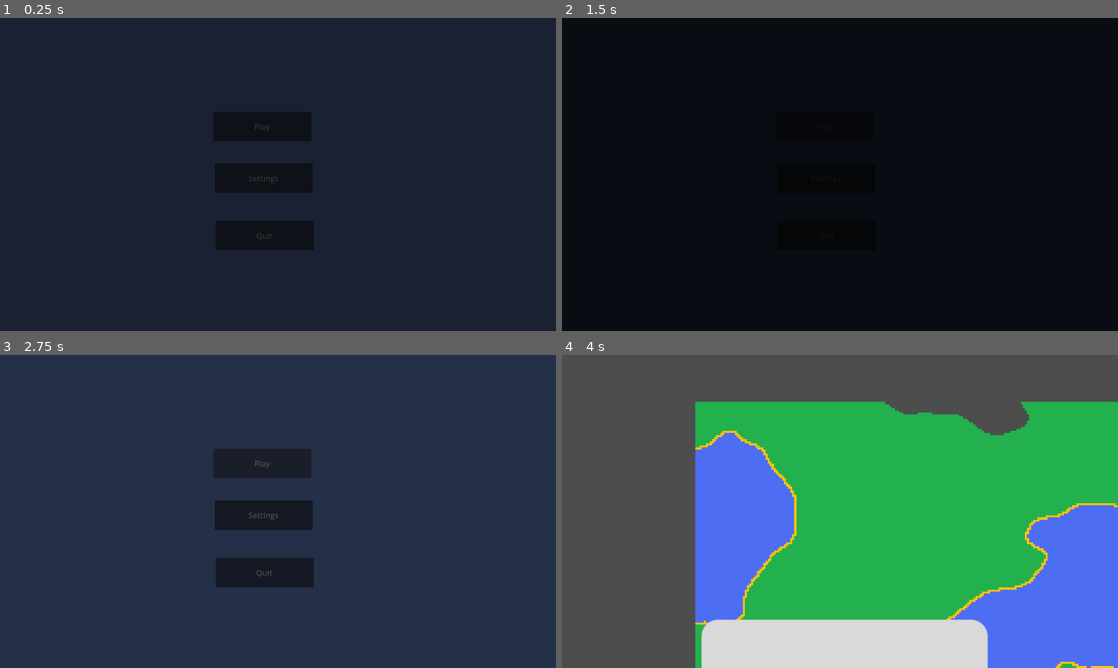
Above: before the commit, frames 1-4 (two rows, left to right).
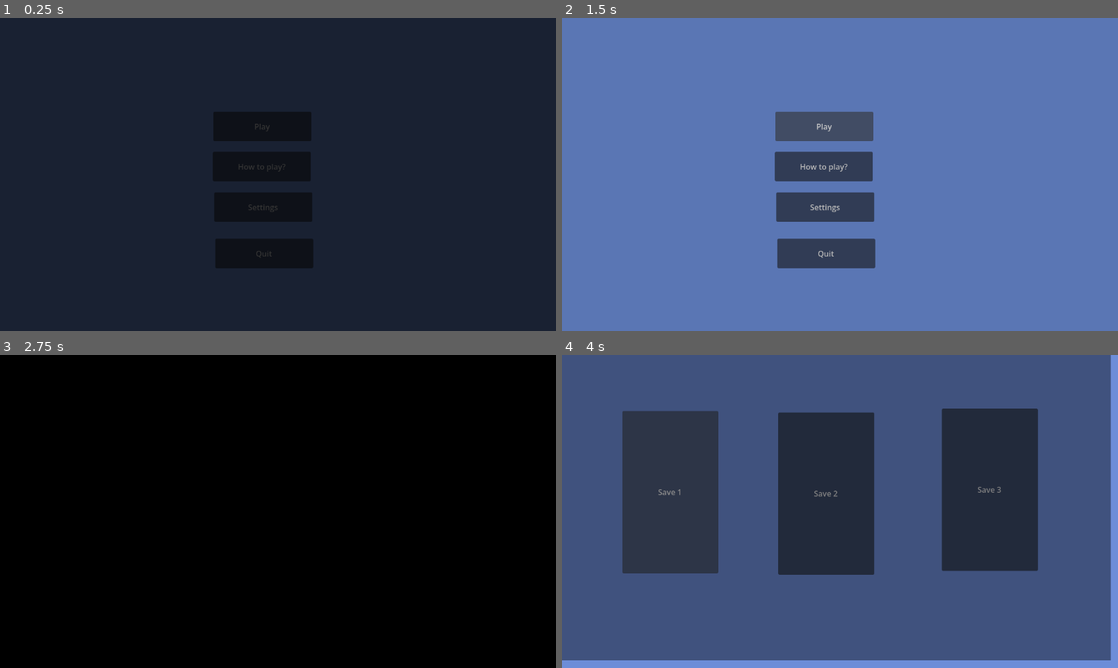
Above: after the commit, the same moments.

Repository: Nils1024/restock
Game: Godot game, scene res://assets/scenes/menus/main_menu.tscn
Two runs of this game, one before a commit and one after it. Both use one fixed random seed, a clock stepped at 60 frames per second and the inputs below.
Inputs (mouse positions are in pixels of both pictures, inside the frame that each line leads up to):
- Up to frame 1 (0.25 s): no input
- Up to frame 2 (1.5 s): click (823, 165) at 0.5 s, where only the run after the commit has a clickable "How to play?"; click "Play" at 1.25 s
- Up to frame 3 (2.75 s): click "Play" at 2 s
- Up to frame 4 (4 s): tap Enter at 2.75 s; move the mouse to (962, 495) at 2.77 s; hold Right 2.78-3.5 s; tap Mouse wheel down (zoom_in) at 2.85 s; click (962, 495) at 2.92 s; tap Mouse wheel up (zoom_out) at 3.05 s; click (667, 492) at 3.5 s, where only the run after the commit has a clickable "Save 1"

The runs differ from the first frame. In frame 1, 4.6% of the frame differs, in the area x 38-57%, y 42-80%; in frame 2, 100%, in the area x 0-100%, y 0-100%; in frame 3, 100%; in frame 4, 100%.

Commit message:
Updated world rendering and save selection menu

Diff:
--- a/assets/scenes/menus/main_menu.tscn
+++ b/assets/scenes/menus/main_menu.tscn
@@ -28,21 +28,29 @@
 text = "Start
 "
 
+[node name="Help" type="Button" parent="Control" unique_id=1498675400]
+layout_mode = 0
+offset_left = 441.0
+offset_top = 277.0
+offset_right = 644.0
+offset_bottom = 338.0
+text = "How to play?"
+
 [node name="Settings" type="Button" parent="Control" unique_id=1128183698]
 layout_mode = 0
-offset_left = 445.0
-offset_top = 301.0
-offset_right = 648.0
-offset_bottom = 362.0
+offset_left = 444.0
+offset_top = 361.0
+offset_right = 647.0
+offset_bottom = 422.0
 text = "Settings
 "
 
 [node name="QuitGame" type="Button" parent="Control" unique_id=1088761539]
 layout_mode = 0
-offset_left = 447.0
-offset_top = 420.0
-offset_right = 650.0
-offset_bottom = 481.0
+offset_left = 446.0
+offset_top = 457.0
+offset_right = 649.0
+offset_bottom = 518.0
 text = "Quit
 "
 
--- a/assets/scenes/menus/save_selection_Menu.tscn
+++ b/assets/scenes/menus/save_selection_Menu.tscn
@@ -1,3 +1,56 @@
 [gd_scene format=3 uid="uid://ojq0lqeqfbes"]
 
+[ext_resource type="PackedScene" uid="uid://bp5xe7rsa044r" path="res://assets/scenes/util/fade_transition.tscn" id="1_qjqap"]
+[ext_resource type="Script" uid="uid://2vojsmoug1u1" path="res://assets/scripts/save_selection_menu.gd" id="1_wc18j"]
+
 [node name="SaveSelectionMenu" type="Node2D" unique_id=260701952]
+script = ExtResource("1_wc18j")
+
+[node name="ColorRect" type="ColorRect" parent="." unique_id=9099229]
+offset_left = -21.0
+offset_top = -16.0
+offset_right = 1171.0
+offset_bottom = 672.0
+color = Color(0.42745098, 0.5529412, 0.84705883, 1)
+
+[node name="Control" type="Control" parent="." unique_id=779337484]
+layout_mode = 3
+anchors_preset = 0
+offset_right = 40.0
+offset_bottom = 40.0
+
+[node name="Save1" type="Button" parent="Control" unique_id=1368766062]
+layout_mode = 0
+offset_left = 125.0
+offset_top = 116.0
+offset_right = 324.0
+offset_bottom = 452.0
+text = "Save 1"
+
+[node name="Save2" type="Button" parent="Control" unique_id=2073508244]
+layout_mode = 0
+offset_left = 448.0
+offset_top = 119.0
+offset_right = 647.0
+offset_bottom = 455.0
+text = "Save 2"
+
+[node name="Save3" type="Button" parent="Control" unique_id=26727402]
+layout_mode = 0
+offset_left = 787.0
+offset_top = 111.0
+offset_right = 986.0
+offset_bottom = 447.0
+text = "Save 3"
+
+[node name="FadeTransition" parent="." unique_id=1419722656 instance=ExtResource("1_qjqap")]
+visible = false
+offset_left = -21.0
+offset_top = -16.0
+offset_right = 1137.0
+offset_bottom = 632.0
+
+[node name="Timer" type="Timer" parent="FadeTransition" unique_id=216372829]
+
+[connection signal="pressed" from="Control/Save1" to="." method="_on_save_1_pressed"]
+[connection signal="timeout" from="FadeTransition/Timer" to="." method="_on_timer_timeout"]
--- a/assets/scripts/common/Const.gd
+++ b/assets/scripts/common/Const.gd
@@ -9,3 +9,6 @@
 class Languages:
 	const ENGLISH = "en"
 	const GERMAN = "de"
+
+class World:
+	const CHUNK_SIZE = 32
--- a/assets/scripts/game.gd
+++ b/assets/scripts/game.gd
@@ -7,7 +7,10 @@
 var is_dragging = false
 var drag_threshold = 10
 
-var tile_radius_around_camera = 50
+var tile_radius_around_camera = 150
+var last_center = Vector2i.ZERO
+var generated = {}
+var loaded_chunks = {}
 
 # Called when the node enters the scene tree for the first time.
 func _ready() -> void:
@@ -18,61 +21,64 @@
 	noise.fractal_lacunarity = 2.0
 	noise.noise_type = FastNoiseLite.TYPE_SIMPLEX
 
-	generate_map()
-
-func generate_map():
-	var width = 400
-	var height = 200
-	var scale = 0.08
-
-	var map = []
-
-	var min_val = 9999.0
-	var max_val = -9999.0
-
-	for x in range(width):
-		map.append([])
-		for y in range(height):
-			var n = noise.get_noise_2d(x * scale, y * scale)
-			map[x].append(n)
-
-			min_val = min(min_val, n)
-			max_val = max(max_val, n)
-
-	for x in range(width):
-		for y in range(height):
-			var n = (map[x][y] - min_val) / (max_val - min_val)
-			var atlas = Vector2i(0,0)
-
-			if n < 0.30:
-				atlas = Vector2i(2,0)
-			elif is_near_water(map,x,y,min_val,max_val):
-				atlas = Vector2i(1,0)
-			elif n < 0.75:
-				atlas = Vector2i(0,0)
-			else:
-				atlas = Vector2i(3,0)
-
-			tilemap.set_cell(Vector2i(x,y), 0, atlas)
-
-func is_near_water(map, x, y, min_val, max_val):
-	for dx in range(-1,2):
-		for dy in range(-1,2):
+func is_near_water(x,y):
+	for dx in [-1,0,1]:
+		for dy in [-1,0,1]:
 			if dx == 0 and dy == 0:
 				continue
 
-			var nx = x + dx
-			var ny = y + dy
+			var n = noise.get_noise_2d((x+dx)*0.08, (y+dy)*0.08)
+			if n < -0.4:
+				return true
 
-			if nx >= 0 and ny >= 0 and nx < map.size() and ny < map[0].size():
-				var n = (map[nx][ny] - min_val) / (max_val - min_val)
-				if n < 0.30:
-					return true
 	return false
 
 # Called every frame. 'delta' is the elapsed time since the previous frame.
 func _process(delta: float) -> void:
-	pass
+	var cam = $Camera2D
+	var center = tilemap.local_to_map(cam.get_screen_center_position())
+
+	if center != last_center:
+		update_map(center)
+		last_center = center
+
+	cleanup(center)
+
+func update_map(center: Vector2i):
+	var radius = tile_radius_around_camera
+
+	for x in range(center.x - radius, center.x + radius):
+		for y in range(center.y - radius, center.y + radius):
+
+			var key = Vector2i(x,y)
+
+			if generated.has(key):
+				continue
+
+			var n = noise.get_noise_2d(x * 0.08, y * 0.08)
+
+			var atlas = get_tile(n, x, y)
+
+			tilemap.set_cell(key, 0, atlas)
+			generated[key] = true
+
+func get_tile(n, x, y):
+	if n < -0.4:
+		return Vector2i(2,0)
+	elif is_near_water(x,y):
+		return Vector2i(1,0)
+	elif n < 0.5:
+		return Vector2i(0,0)
+	else:
+		return Vector2i(3,0)
+
+func cleanup(center):
+	var radius = tile_radius_around_camera
+
+	for key in generated.keys():
+		if key.distance_to(center) > radius * 1.5:
+			tilemap.erase_cell(key)
+			generated.erase(key)
 
 # TODO: Look at the DDA/Bresenham algorithm
 func _input(event: InputEvent) -> void:
@@ -115,9 +121,9 @@
 
 	# Zoom in and out
 	if Input.is_action_just_pressed("zoom_in"):
+		zoom_camera(1.0 / 1.5)
+	if Input.is_action_just_pressed("zoom_out"):
 		zoom_camera(1.5)
-	if Input.is_action_just_pressed("zoom_out"):
-		zoom_camera(1.0 / 1.5)
 
 func zoom_camera(factor):
 	var cam = $Camera2D
--- a/assets/scripts/main_menu.gd
+++ b/assets/scripts/main_menu.gd
@@ -41,7 +41,7 @@
 func _on_timer_timeout() -> void:
 	match current_button_type:
 		ButtonType.START:
-			get_tree().change_scene_to_file("res://assets/scenes/game.tscn")
+			get_tree().change_scene_to_file("res://assets/scenes/menus/save_selection_Menu.tscn")
 		ButtonType.SETTINGS:
 			get_tree().change_scene_to_file("res://assets/scenes/menus/settings_menu.tscn")
 		ButtonType.QUIT:
--- /dev/null
+++ b/assets/scripts/save_selection_menu.gd
@@ -0,0 +1,25 @@
+extends Node2D
+
+enum ButtonType {
+	SAVE_1,
+	SAVE_2,
+	SAVE_3,
+}
+
+var current_button_type = null
+
+# Called when the node enters the scene tree for the first time.
+func _ready() -> void:
+	$FadeTransition.show()
+	$FadeTransition/AnimationPlayer.play("Fade_out")
+
+func _on_save_1_pressed() -> void:
+	current_button_type = ButtonType.SAVE_1
+	$FadeTransition.show()
+	$FadeTransition/Timer.start()
+	$FadeTransition/AnimationPlayer.play("Fade_in")
+
+func _on_timer_timeout() -> void:
+	match current_button_type:
+		ButtonType.SAVE_1:
+			get_tree().change_scene_to_file("res://assets/scenes/game.tscn")
Not shown, added: assets/scripts/save_selection_menu.gd.uid
